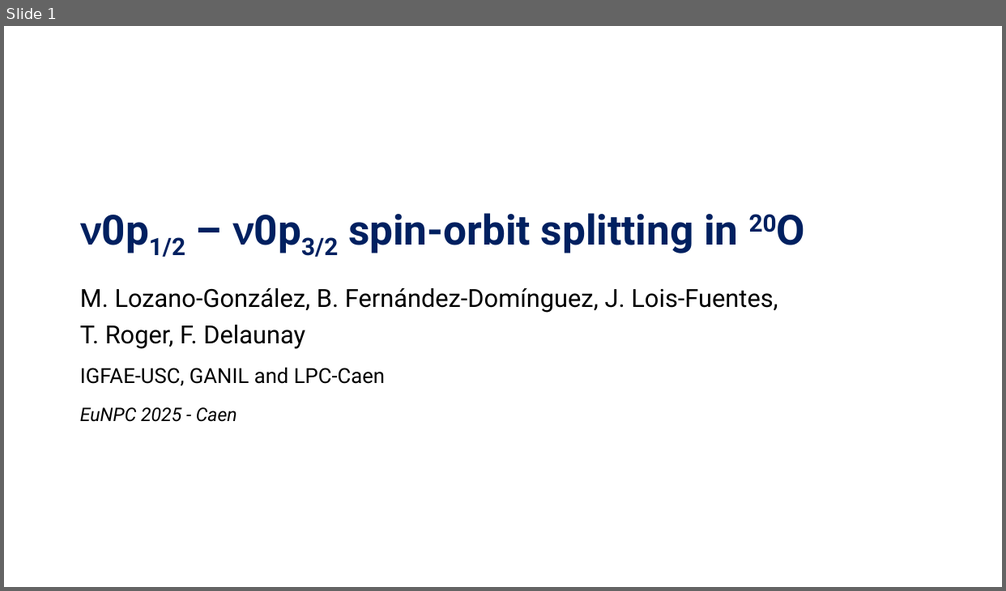
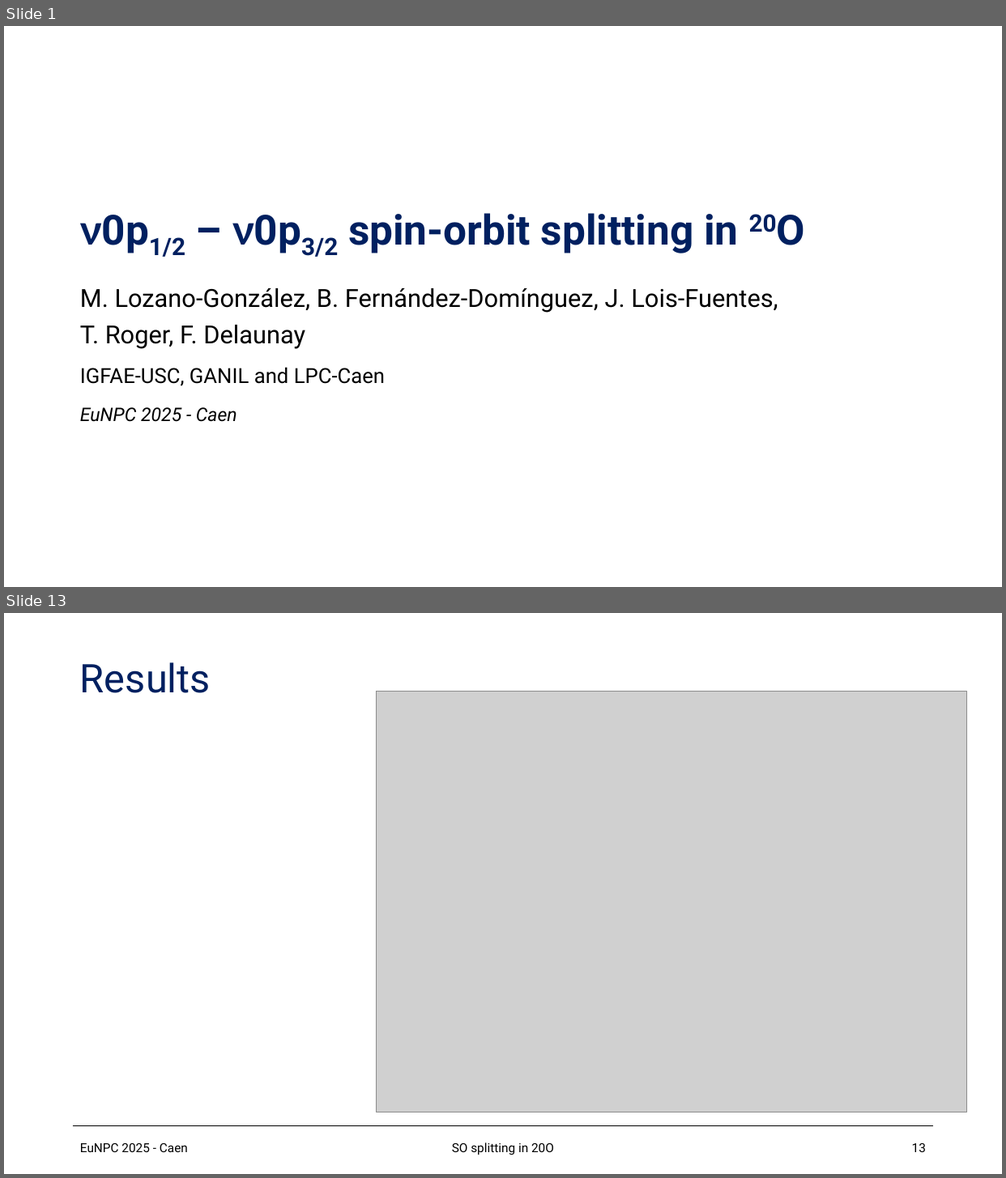
Before and after one commit to loopset/Docs, a slide deck: EuNPC/eunpc.pptx. Shown one above the other, each under a label of ours: slide 1 before the commit, slides 1 and 13 after it; the slides between them are not shown. The pictures are 1006x591 and 1006x1178 pixels, drawn with LibreOffice and Linux fonts; fonts in the diff are those of the drawing; grey boxes stand for pictures; background and template pictures are left out. Boxes give left, top, right and bottom in pixels: in the first picture for what was removed or moved away, otherwise in the second. Text is boxed around its words. In the diff, an @@ line names an element or a change of style, - is before the commit and + after.

```diff
--- a/EuNPC/eunpc.pptx
+++ b/EuNPC/eunpc.pptx
@@ slide 13 added at box(4, 613, 1002, 1174), background #FFFFFF @@
@@ title added at box(80, 662, 211, 693), 38 pt, text #002060 @@
+Results
@@ picture added at box(377, 691, 967, 1112) @@
@@ line added from (73, 1127) to (934, 1127), #000000 1 pt @@
@@ text added at box(80, 1144, 188, 1152), 12 pt, text #000000 @@
+EuNPC 2025 - Caen
@@ text added at box(452, 1143, 554, 1156), 12 pt, text #000000 @@
+SO splitting in 20O
@@ page number added at box(912, 1144, 926, 1152), 12 pt, text #000000 @@
+13
```
Also in this commit, not shown: 1 slide changed, 11 other slides added, 24 other files.
